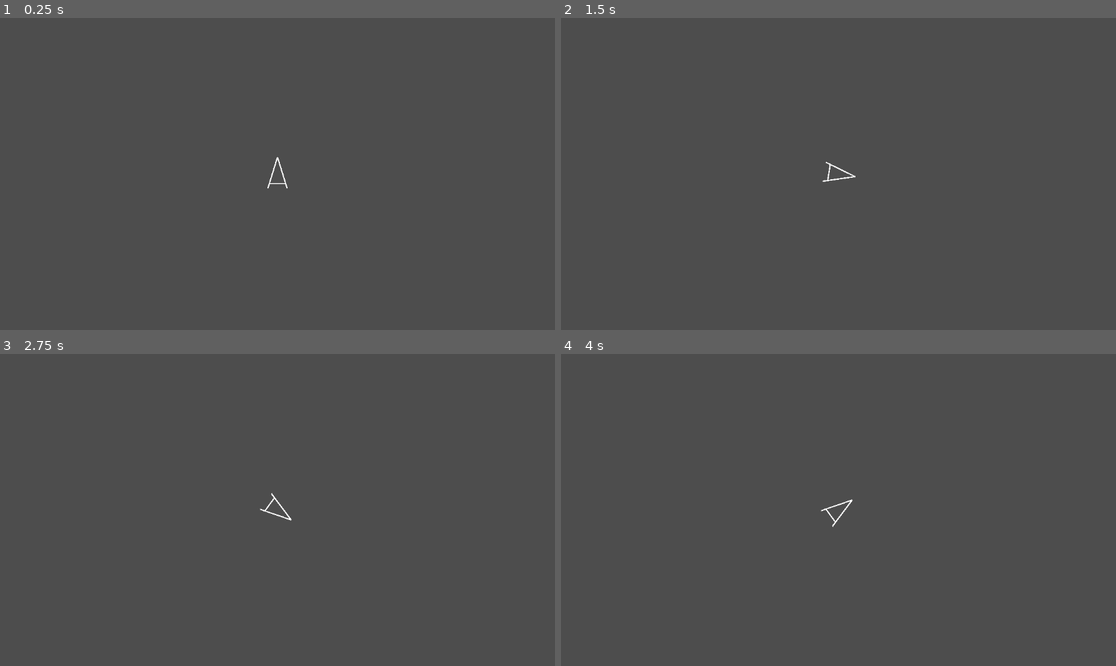
Above: before the commit, frames 1-4 (two rows, left to right).
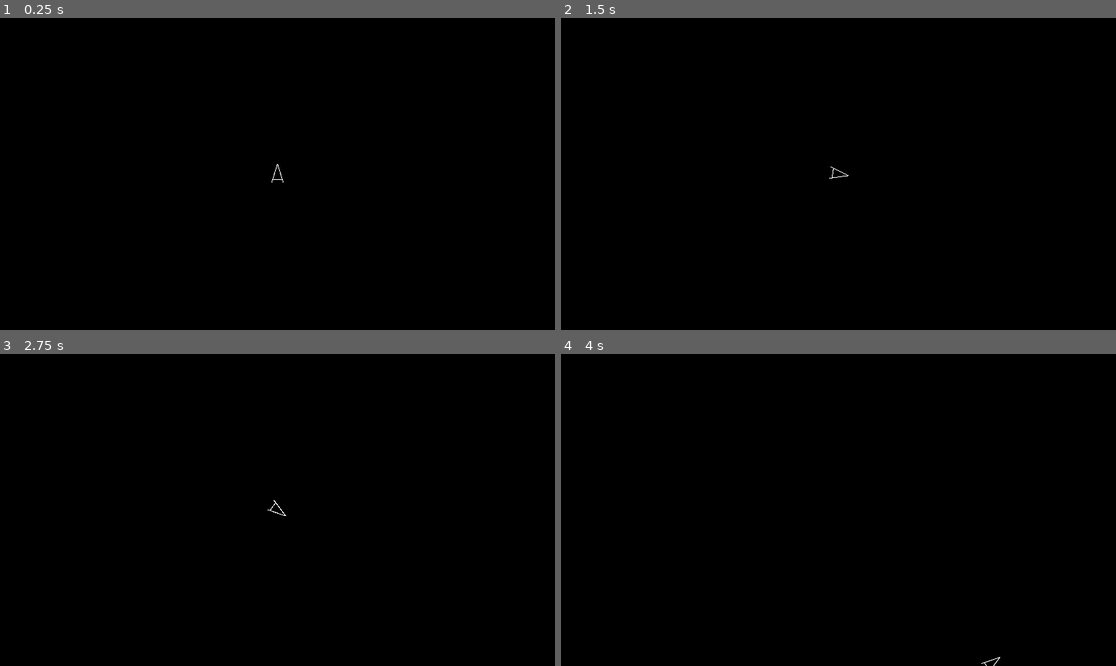
Above: after the commit, the same moments.

Repository: colebeebe/arcade
Game: Godot game, scene res://Asteroids/asteroids.tscn
Two runs of this game, one before a commit and one after it. Both use one fixed random seed, a clock stepped at 60 frames per second and the inputs below. The project has no main scene, so this scene is started directly.
Inputs:
- Up to frame 1 (0.25 s): no input
- Up to frame 2 (1.5 s): tap Enter at 0.5 s; hold Right (right) 0.53-1.28 s; hold Left (left) from 1.28 s (still down)
- Up to frame 3 (2.75 s): release Left (left) at 2.03 s; hold Right (right) from 2.03 s (still down)
- Up to frame 4 (4 s): release Right (right) at 2.78 s; hold Up (up) 2.78-3.53 s; hold Left (left) from 3.53 s (still down)

The runs differ from the first frame. In frame 1, 100% of the frame differs, in the area x 0-100%, y 0-100%; in frame 2, 100%; in frame 3, 100%; in frame 4, 100%.

Commit message:
Ship movement and position wrapping

Diff:
--- a/Asteroids/player.gd
+++ b/Asteroids/player.gd
@@ -1,9 +1,16 @@
 extends Node2D
 
 const ROTATE_SPEED := 180.0
+const ACCELERATION := 20.0
+
+var velocity := Vector2.ZERO
+var width := DisplayServer.window_get_size().x
+var height := DisplayServer.window_get_size().y
 
 func _physics_process(delta: float) -> void:
 	handle_input(delta)
+	update_position(delta)
+
 
 func handle_input(delta: float) -> void:
 	# Handle rotation calculations
@@ -12,6 +19,25 @@
 	if Input.is_action_pressed("right"):
 		rotate(deg_to_rad(ROTATE_SPEED) * delta)
 
-	# Apply thruster
+	# Apply thrust
 	if Input.is_action_pressed("up"):
-		pass
+		$AnimationPlayer.play("flame_flicker")
+		var forward = Vector2.UP.rotated(rotation)
+		velocity += forward * ACCELERATION
+	else:
+		$AnimationPlayer.stop()
+		$Flame.visible = false
+
+
+func update_position(delta: float) -> void:
+	position += velocity * delta
+	# x-axis wrapping
+	if position.x > width / 2:
+		position.x = (-width / 2) + 1
+	if position.x < -width / 2:
+		position.x = (width / 2) - 1
+	# y-axis wrapping
+	if position.y > height / 2:
+		position.y = (-height / 2) + 1
+	if position.y < -height / 2:
+		position.y = (height / 2) - 1
--- a/Asteroids/player.tscn
+++ b/Asteroids/player.tscn
@@ -1,6 +1,44 @@
-[gd_scene load_steps=2 format=3 uid="uid://n5wqwino3b42"]
+[gd_scene load_steps=5 format=3 uid="uid://n5wqwino3b42"]
 
 [ext_resource type="Script" uid="uid://dm3whq56o2rqj" path="res://Asteroids/player.gd" id="1_sn77a"]
+
+[sub_resource type="Animation" id="Animation_sn77a"]
+resource_name = "flame_flicker"
+length = 0.15
+loop_mode = 1
+tracks/0/type = "value"
+tracks/0/imported = false
+tracks/0/enabled = true
+tracks/0/path = NodePath("Flame:visible")
+tracks/0/interp = 1
+tracks/0/loop_wrap = true
+tracks/0/keys = {
+"times": PackedFloat32Array(0, 0.075, 0.15),
+"transitions": PackedFloat32Array(1, 1, 1),
+"update": 1,
+"values": [true, false, true]
+}
+
+[sub_resource type="Animation" id="Animation_r7h23"]
+length = 0.001
+tracks/0/type = "value"
+tracks/0/imported = false
+tracks/0/enabled = true
+tracks/0/path = NodePath("Flame:visible")
+tracks/0/interp = 1
+tracks/0/loop_wrap = true
+tracks/0/keys = {
+"times": PackedFloat32Array(0),
+"transitions": PackedFloat32Array(1),
+"update": 1,
+"values": [false]
+}
+
+[sub_resource type="AnimationLibrary" id="AnimationLibrary_05nip"]
+_data = {
+&"RESET": SubResource("Animation_r7h23"),
+&"flame_flicker": SubResource("Animation_sn77a")
+}
 
 [node name="Player" type="Node2D"]
 script = ExtResource("1_sn77a")
@@ -15,3 +53,8 @@
 position = Vector2(0, 1)
 points = PackedVector2Array(-1.5, 3.75, 0, 8.5, 1.5, 3.75)
 width = 0.5
+
+[node name="AnimationPlayer" type="AnimationPlayer" parent="."]
+libraries = {
+&"": SubResource("AnimationLibrary_05nip")
+}
--- a/project.godot
+++ b/project.godot
@@ -13,6 +13,15 @@
 config/name="module04"
 config/features=PackedStringArray("4.5", "Forward Plus")
 config/icon="res://icon.svg"
+
+[debug]
+
+gdscript/warnings/integer_division=0
+
+[display]
+
+window/size/viewport_width=1920
+window/size/viewport_height=1080
 
 [input]
 
@@ -51,3 +60,7 @@
 "events": [Object(InputEventKey,"resource_local_to_scene":false,"resource_name":"","device":-1,"window_id":0,"alt_press …(195 unchanged characters)…
 ]
 }
+
+[rendering]
+
+environment/defaults/default_clear_color=Color(0, 0, 0, 1)
